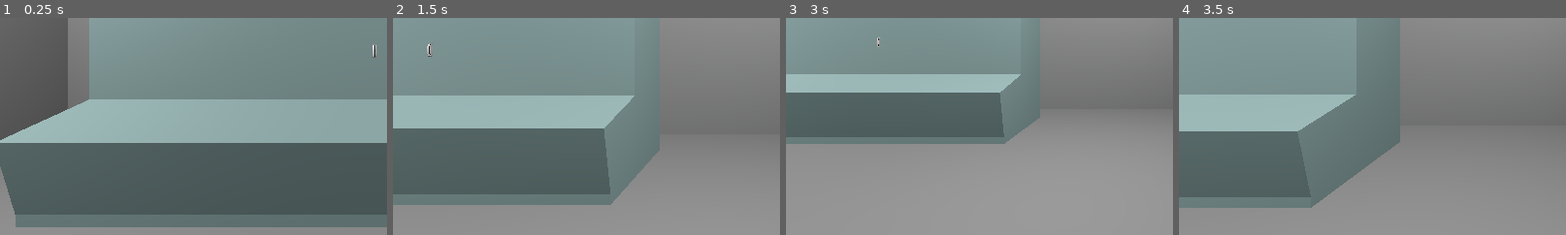
Above: before the commit, frames 1-4 (left to right).
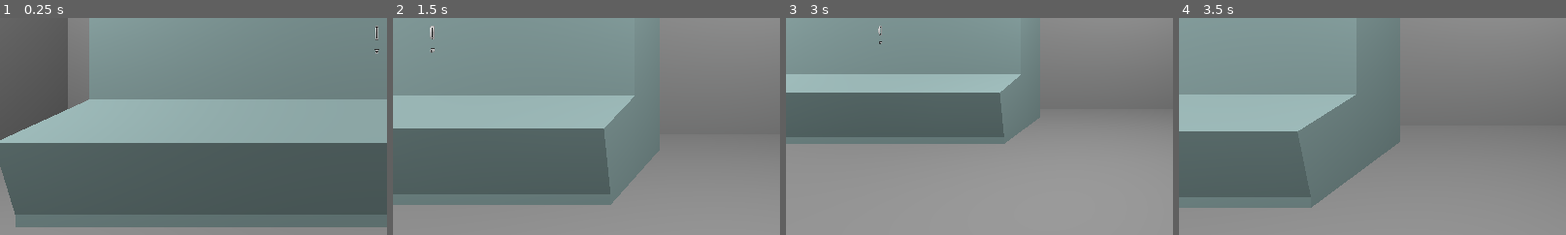
Above: after the commit, the same moments.

Repository: OpenLWR/OpenLWR
Game: Godot game, scene res://node_3d.tscn
Two runs of this game, one before a commit and one after it. Both use one fixed random seed, a clock stepped at 60 frames per second and the inputs below.
Inputs (mouse positions are % of the whole screen's width and height, from its top left):
- Up to frame 1 (0.25 s): no input
- Up to frame 2 (1.5 s): tap Enter at 0.5 s; move the mouse to (72, 45) at 0.52 s; hold D (move_right) 0.53-1.28 s; hold E (zoom) 0.53-1.28 s; click (72, 45) at 0.67 s; move the mouse to (30, 55) at 1.27 s; hold S (move_down) from 1.28 s (still down); tap E (zoom) at 1.35 s; click (30, 55) at 1.42 s
- Up to frame 3 (3 s): move the mouse to (60, 28) at 2.02 s; release S (move_down) at 2.03 s; hold D (move_right) 2.03-2.78 s; hold E (zoom) 2.03-2.78 s; click (60, 28) at 2.17 s; tap Space at 2.75 s; move the mouse to (45, 70) at 2.77 s; hold W (move_up) from 2.78 s (still down); tap E (zoom) at 2.85 s; click (45, 70) at 2.92 s
- Up to frame 4 (3.5 s): keep holding W (move_up)
The pictures show only the part of the screen within x 1-51%, y 48-98%; the shares and areas given below are measured in that part.

The runs differ from the first frame. In frame 1, 0.1% of the frame differs, in the area x 96-98%, y 3-19%; in frame 2, 0.1%, in the area x 8-11%, y 3-18%; in frame 3, less than 0.1%; in frame 4, nothing differs.

Commit message:
add selector switch

Diff:
--- a/Assets/Gauges/edgewise/edgewise_gauge.tscn
+++ b/Assets/Components/Gauges/Edgewise/edgewise_gauge.tscn
@@ -1,9 +1,9 @@
 [gd_scene load_steps=12 format=3 uid="uid://dok8h20vi4url"]
 
-[ext_resource type="PackedScene" uid="uid://dwlvtbrsq8blg" path="res://Assets/Gauges/edgewise/edgewise_gauge.glb" id="1_kpy8e"]
-[ext_resource type="Script" path="res://Assets/Gauges/edgewise/edgewise_gauge.gd" id="1_uwsdk"]
-[ext_resource type="Texture2D" uid="uid://d3hiq4sjgx00w" path="res://Assets/Gauges/edgewise/textures/placeholder/left.png" id="3_1foyj"]
-[ext_resource type="Texture2D" uid="uid://dfxr8mswmegkc" path="res://Assets/Gauges/edgewise/textures/placeholder/right.png" id="4_fihgh"]
+[ext_resource type="PackedScene" uid="uid://dwlvtbrsq8blg" path="res://Assets/Components/Gauges/Edgewise/edgewise_gauge.glb" id="1_kpy8e"]
+[ext_resource type="Script" path="res://Assets/Components/Gauges/Edgewise/edgewise_gauge.gd" id="1_uwsdk"]
+[ext_resource type="Texture2D" uid="uid://d3hiq4sjgx00w" path="res://Assets/Components/Gauges/Edgewise/textures/placeholder/left.png" id="3_1foyj"]
+[ext_resource type="Texture2D" uid="uid://dfxr8mswmegkc" path="res://Assets/Components/Gauges/Edgewise/textures/placeholder/right.png" id="4_fihgh"]
 
 [sub_resource type="StandardMaterial3D" id="StandardMaterial3D_ysqbr"]
 albedo_texture = ExtResource("3_1foyj")
@@ -55,6 +55,7 @@
 script = ExtResource("1_uwsdk")
 
 [node name="edgewise_gauge" parent="." instance=ExtResource("1_kpy8e")]
+transform = Transform3D(-6.66159e-09, 0, -0.152399, 0, 0.152399, 0, 0.152399, 0, -6.66159e-09, 0, 0, 0)
 
 [node name="Face" parent="edgewise_gauge" index="0"]
 material_override = SubResource("StandardMaterial3D_ysqbr")
--- /dev/null
+++ b/Assets/Components/Switches/Selector Switch/selector_switch.gd
@@ -0,0 +1,25 @@
+extends Node3D
+
+@onready var node_3d = $"/root/Node3D"
+@onready var switch = node_3d.switches[self.name]
+
+func switch_position_change(to_position):
+	switch.position = to_position
+	# TODO: switch audio
+	$"selector_switch/Handle".set_rotation_degrees(Vector3(90, switch.positions[switch.position], 0))
+
+func switch_click_left(_camera, event, _position, _normal, _shape_idx):
+	var mouse_click = event as InputEventMouseButton
+	if mouse_click and mouse_click.button_index == 1:
+		var switch = node_3d.switches[self.name]
+		if mouse_click.pressed and (switch.position+1 in switch.positions):
+			switch_position_change(switch.position+1)
+			switch.updated = true
+
+func switch_click_right(_camera, event, _position, _normal, _shape_idx):
+	var mouse_click = event as InputEventMouseButton
+	if mouse_click and mouse_click.button_index == 1:
+		var switch = node_3d.switches[self.name]
+		if mouse_click.pressed and (switch.position-1 in switch.positions):
+			switch_position_change(switch.position-1)
+			switch.updated = true
--- /dev/null
+++ b/Assets/Components/Switches/Selector Switch/selector_switch.tscn
@@ -0,0 +1,60 @@
+[gd_scene load_steps=6 format=3 uid="uid://cyksa23nxqjwn"]
+
+[ext_resource type="PackedScene" uid="uid://b8ytxboqk7tb7" path="res://Assets/Components/Switches/Selector Switch/selector_switch.glb" id="1_jfk0h"]
+[ext_resource type="Script" path="res://Assets/Components/Switches/Selector Switch/selector_switch.gd" id="1_w2284"]
+[ext_resource type="Material" uid="uid://dqms4q6oxflb7" path="res://Assets/Materials/silver_metal.tres" id="2_jm5jg"]
+[ext_resource type="Material" uid="uid://c1j8toxlvfuds" path="res://Assets/Materials/black_plastic.tres" id="3_ym3f2"]
+
+[sub_resource type="BoxShape3D" id="BoxShape3D_isvvb"]
+size = Vector3(0.0236816, 0.0439453, 0.0185547)
+
+[node name="Switch" type="Node3D"]
+transform = Transform3D(-1, 0, 8.74228e-08, 0, 1, 0, -8.74228e-08, 0, -1, 0, 0, 0)
+script = ExtResource("1_w2284")
+
+[node name="selector_switch" parent="." instance=ExtResource("1_jfk0h")]
+transform = Transform3D(4.83786e-17, 1.10677e-09, -0.02532, 0.02532, -1.10677e-09, 0, -1.10677e-09, -0.02532, -1.10677e-09, 0, 0, 0)
+
+[node name="Handle" parent="selector_switch" index="0"]
+transform = Transform3D(1, 5.92923e-21, 1.42109e-14, 1.42109e-14, -3.57628e-07, -1, -6.35275e-22, 1, -3.57628e-07, 0, 0, 0)
+material_override = ExtResource("2_jm5jg")
+
+[node name="Cube_Cube_002" parent="selector_switch/Handle" index="0"]
+transform = Transform3D(1, 8.47033e-22, 0, -8.47033e-22, 1, -2.84217e-14, -7.10543e-15, 2.84217e-14, 1, 0, 0, 0)
+material_override = ExtResource("2_jm5jg")
+
+[node name="CSGTorus3D" type="CSGTorus3D" parent="selector_switch/Handle" index="1"]
+transform = Transform3D(1, 0, -6.35275e-22, -8.47033e-22, -3.57628e-07, 1, -7.10543e-15, -1, -3.57628e-07, 0, 0, 0)
+inner_radius = 0.505
+outer_radius = 0.565
+sides = 24
+ring_sides = 3
+material = ExtResource("3_ym3f2")
+
+[node name="CSGPolygon3D" type="CSGPolygon3D" parent="selector_switch/Handle" index="2"]
+transform = Transform3D(1, 1.86347e-20, 0, -3.38813e-21, 1, -8.52651e-14, -7.4607e-14, 8.52651e-14, 1, -0.346, -0.0523734, -0.095)
+polygon = PackedVector2Array(0, 0.079, 0.55, 0.079, 0.55, 0.15, 0.75, 0.055, 0.55, -0.05, 0.55, 0.02, 0, 0.02)
+depth = 0.05
+material = ExtResource("3_ym3f2")
+
+[node name="CSGBox3D" type="CSGBox3D" parent="."]
+transform = Transform3D(1, 0, 0, 0, -4.37114e-08, 1, 0, -1, -4.37114e-08, 9.60231e-05, 0.0248156, 0.0133266)
+size = Vector3(0.0458984, 0.002, 0.00939941)
+material = ExtResource("3_ym3f2")
+
+[node name="Left" type="StaticBody3D" parent="."]
+transform = Transform3D(1, 0, 0, 0, 1, 0, 0, 0, 1, 0.013, 0, 0)
+
+[node name="CollisionShape3D" type="CollisionShape3D" parent="Left"]
+shape = SubResource("BoxShape3D_isvvb")
+
+[node name="Right" type="StaticBody3D" parent="."]
+transform = Transform3D(1, 0, 0, 0, 1, 0, 0, 0, 1, -0.013, 0, 0)
+
+[node name="CollisionShape3D" type="CollisionShape3D" parent="Right"]
+shape = SubResource("BoxShape3D_isvvb")
+
+[connection signal="input_event" from="Left" to="." method="switch_click_left"]
+[connection signal="input_event" from="Right" to="." method="switch_click_right"]
+
+[editable path="selector_switch"]
--- /dev/null
+++ b/Assets/Materials/silver_metal.tres
@@ -0,0 +1,9 @@
+[gd_resource type="StandardMaterial3D" format=3 uid="uid://dqms4q6oxflb7"]
+
+[resource]
+albedo_color = Color(0.894118, 0.894118, 0.894118, 1)
+metallic = 0.35
+metallic_specular = 1.0
+roughness = 0.4
+clearcoat_enabled = true
+refraction_scale = 0.61
--- a/Assets/Scripts/multiplayer.gd
+++ b/Assets/Scripts/main.gd
@@ -5,6 +5,7 @@
 
 enum client_packets {
 	LOGOUT = 2,
+	SWITCH_PARAMETERS_UPDATE = 3,
 }
 
 enum server_packets {
@@ -21,8 +22,24 @@
 	},
 }
 
+var switches = {
+	"test_switch": {
+		"positions": {
+			0: 45,
+			1: 0,
+			2: -45,
+		},
+		"position": 1,
+		"momentary": false,
+		"updated": false
+	},
+}
+
+func build_packet(packet_id, data):
+	return "{%s}|{%s}" % [str(packet_id), Marshalls.utf8_to_base64(data)]
+
 func _ready():
-	socket.connect_to_url("ws://192.168.0.112:7001/ws/%s" % [uuid_util.v4()])
+	socket.connect_to_url("ws://192.168.0.112:7001/ws/%s" % [uuid_util.v4()]) # TODO: should token be generated on server-side?
 
 func parse_b64(b64):
 	# remove b'' from string
@@ -33,6 +50,13 @@
 	socket.poll()
 	var state = socket.get_ready_state()
 	if state == WebSocketPeer.STATE_OPEN:
+		# check if any switches have been turned
+		for switch_name in switches:
+			var switch = switches[switch_name]
+			if switch.updated == true:
+				pass
+
+		# recieve packets
 		while socket.get_available_packet_count():
 			var packet = socket.get_packet().get_string_from_utf8().split("|")
 			var packet_id = int(packet[0])
--- a/node_3d.tscn
+++ b/node_3d.tscn
@@ -1,10 +1,11 @@
-[gd_scene load_steps=8 format=3 uid="uid://d1voufvibxvu4"]
+[gd_scene load_steps=9 format=3 uid="uid://d1voufvibxvu4"]
 
-[ext_resource type="Script" path="res://Assets/Scripts/multiplayer.gd" id="1_qcftf"]
+[ext_resource type="Script" path="res://Assets/Scripts/main.gd" id="1_qcftf"]
 [ext_resource type="PackedScene" uid="uid://7gv6q50fuutj" path="res://Scenes/Player/player.tscn" id="1_r185b"]
 [ext_resource type="ArrayMesh" uid="uid://mh7bhpaspmgv" path="res://Assets/Misc/Models/placeholder_panel.obj" id="2_e6hnd"]
 [ext_resource type="Material" uid="uid://cxsxep1u6sj3f" path="res://Assets/Materials/panel material.tres" id="3_uq4p3"]
-[ext_resource type="PackedScene" uid="uid://dok8h20vi4url" path="res://Assets/Gauges/edgewise/edgewise_gauge.tscn" id="5_27fgl"]
+[ext_resource type="PackedScene" uid="uid://dok8h20vi4url" path="res://Assets/Components/Gauges/Edgewise/edgewise_gauge.tscn" id="5_27fgl"]
+[ext_resource type="PackedScene" uid="uid://cyksa23nxqjwn" path="res://Assets/Components/Switches/Selector Switch/selector_switch.tscn" id="6_3apnd"]
 
 [sub_resource type="Environment" id="Environment_qd5ya"]
 ambient_light_source = 1
@@ -53,7 +54,10 @@
 omni_range = 14.003
 
 [node name="test_gauge" parent="." instance=ExtResource("5_27fgl")]
-transform = Transform3D(0.00217571, 0, -0.152384, 0, 0.1524, 0, 0.152384, 0, 0.00217571, -0.0264395, 1.40843, -3.50526)
+transform = Transform3D(1, 0, 0, 0, 1, 0, 0, 0, 1, 0, 1.59784, -3.51043)
 
-[editable path="test_gauge"]
-[editable path="test_gauge/edgewise_gauge"]
+[node name="test_switch" parent="." instance=ExtResource("6_3apnd")]
+transform = Transform3D(-1, 0, 8.74228e-08, 0, 1, 0, -8.74228e-08, 0, -1, 0, 1.39593, -3.36214)
+
+[editable path="test_switch"]
+[editable path="test_switch/selector_switch"]
Renamed: Assets/Gauges/edgewise/edgewise_gauge.gd -> Assets/Components/Gauges/Edgewise/edgewise_gauge.gd
Renamed: Assets/Gauges/edgewise/edgewise_gauge.glb -> Assets/Components/Gauges/Edgewise/edgewise_gauge.glb
Not shown, added: Assets/Components/Gauges/Edgewise/edgewise_gauge.glb.import
Renamed: Assets/Gauges/edgewise/textures/placeholder/left.png -> Assets/Components/Gauges/Edgewise/textures/placeholder/left.png
Not shown, changed: Assets/Components/Gauges/Edgewise/textures/placeholder/left.png.import
Renamed: Assets/Gauges/edgewise/textures/placeholder/right.png -> Assets/Components/Gauges/Edgewise/textures/placeholder/right.png
Not shown, changed: Assets/Components/Gauges/Edgewise/textures/placeholder/right.png.import
Binary file added: Assets/Components/Switches/Selector Switch/selector_switch.glb
Not shown, changed: Assets/Components/Switches/Selector Switch/selector_switch.glb.import
